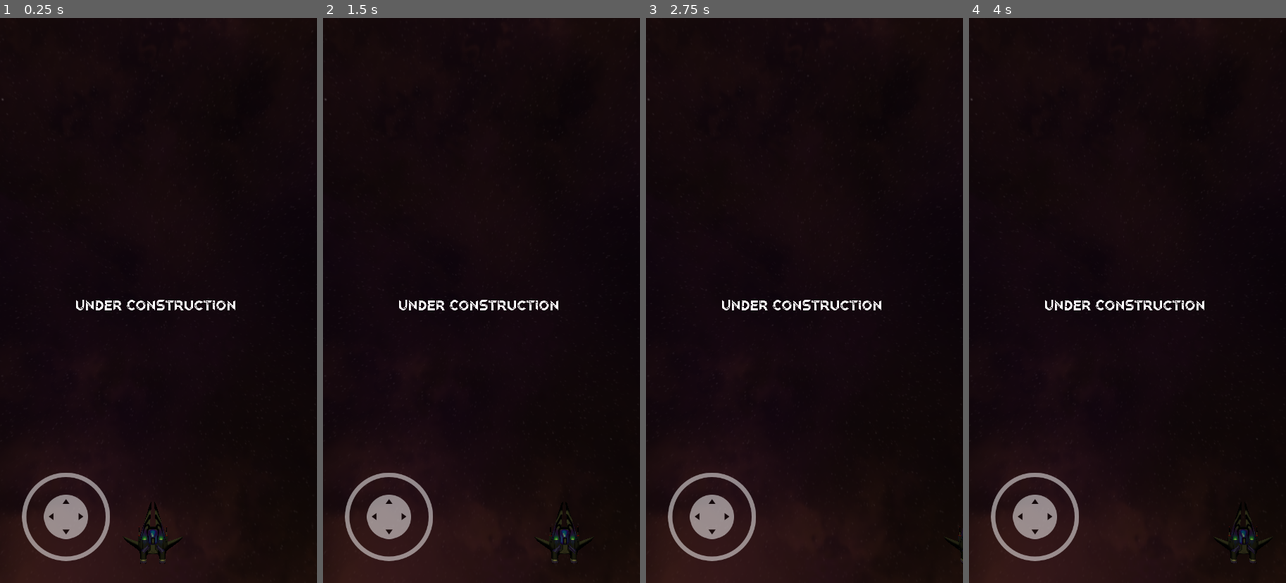
Above: before the commit, frames 1-4 (left to right).
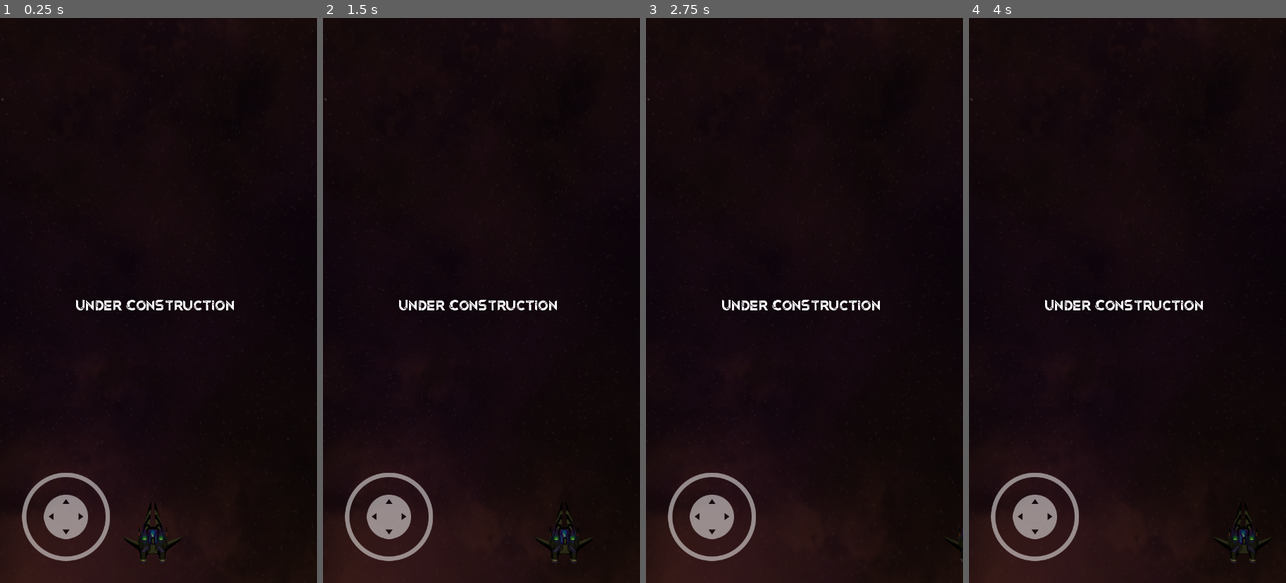
Above: after the commit, the same moments.

Repository: U3ForgeOrg/u3forgeWebsite
Game: Godot game, scene res://Scenes/ComingSoonScene.tscn
Same seed, same stepped clock (60 frames per second), same inputs: the game is played once before the commit and once after it.
Inputs (mouse positions are in pixels of both pictures, inside the frame that each line leads up to):
- Up to frame 1 (0.25 s): no input
- Up to frame 2 (1.5 s): tap Enter at 0.5 s; move the mouse to (551, 272) at 0.52 s; hold D (right) 0.53-1.25 s; click (551, 272) at 0.67 s; drag from (418, 328) to (465, 413) at 1.27 s
- Up to frame 3 (2.75 s): tap Space at 2 s; move the mouse to (836, 176) at 2.02 s; hold D (right) from 2.03 s (still down); click (836, 176) at 2.17 s
- Up to frame 4 (4 s): release D (right) at 2.75 s; drag from (1111, 413) to (1032, 215) at 2.77 s; tap Enter at 3.5 s; move the mouse to (1222, 385) at 3.52 s; hold A (left) from 3.53 s (still down); click (1222, 385) at 3.67 s

The runs differ from the first frame. In frame 1, 0.3% of the frame differs, in the area x 24-75%, y 49-52%; in frame 2, 0.3%; in frame 3, 0.3%; in frame 4, 0.3%.

Commit message:
SpaceShip2

Diff:
--- a/Scripts/SpaceShip.gd
+++ b/Scripts/SpaceShip.gd
@@ -13,17 +13,3 @@
 	var vertical=Input.get_action_strength("down")-Input.get_action_strength("up")
 
 	translate(Vector3(vertical*delta,0,horizontal*delta))
-
-func handle_mouse_aim():
-	var mouse_coords = camera.get_viewport().get_mouse_position()
-
-	var from = camera.project_ray_origin(mouse_coords)
-	var to = from + camera.project_ray_normal(mouse_coords) * 5000
-	var space = get_world().direct_space_state
-
-	# ( Vector3 from, Vector3 to, Array exclude=[ ], int collision_mask=2147483647, bool collide_with_bodies=true, bool collide_with_areas=false )
-	# the only thing in this layer should be our world area adjusted at character eye level
-	var intersection = space.intersect_ray(from, to)
-	if intersection.has("position"):
-		print("int")
-		look_at(intersection["position"], Vector3.UP)
--- a/project.godot
+++ b/project.godot
@@ -32,6 +32,7 @@
 window/size/height=1280
 window/vsync/use_vsync=false
 window/handheld/orientation="sensor"
+window/stretch/mode="2d"
 window/stretch/aspect="expand"
 
 [gui]
